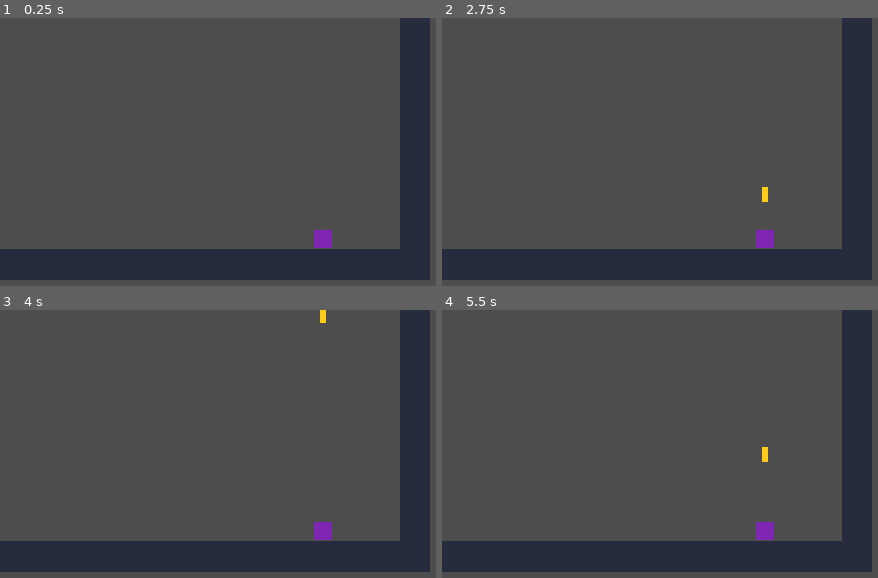
Above: before the commit, frames 1-4 (two rows, left to right).
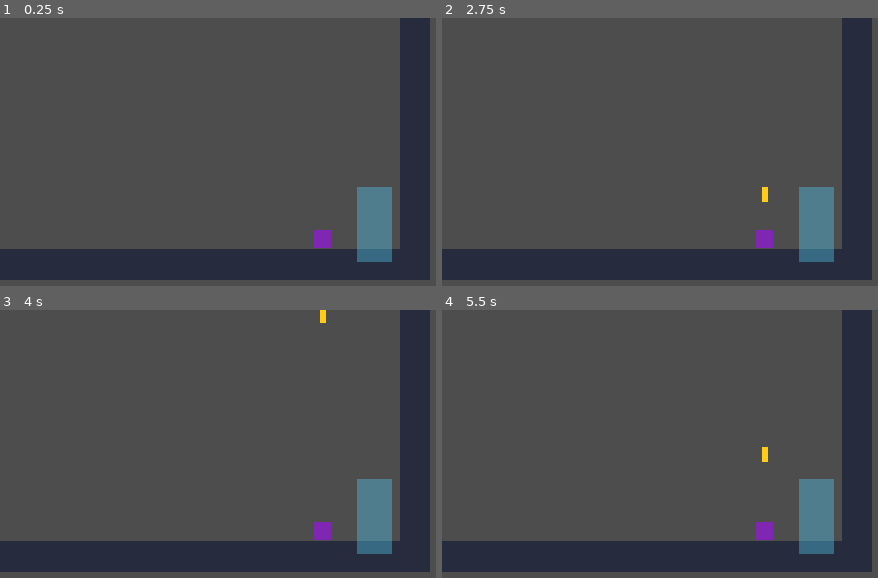
Above: after the commit, the same moments.

Repository: PACarniglia/count-hawk-down
Game: Godot game, scene res://scenes/Rooms/04_basic_range_combat.tscn
Two runs of this game, one before a commit and one after it. Both use one fixed random seed, a clock stepped at 60 frames per second and the inputs below. This scene is started directly instead of the project's main scene.
Inputs (mouse positions are in pixels of both pictures, inside the frame that each line leads up to):
- Up to frame 1 (0.25 s): no input
- Up to frame 2 (2.75 s): tap Enter at 0.5, 2 s; move the mouse to (outside the picture) at 0.52 s; hold D (move_right) 0.53-2.03 s; click (outside the picture) at 0.6 s; tap W (move_jump) at 0.77, 1.52 s; tap Space at 1.25 s; move the mouse to (681, 264) at 1.27 s; right-click (681, 264) at 1.35 s; move the mouse to (outside the picture) at 2.02 s; hold A (move_left) from 2.03 s (still down); click (outside the picture) at 2.1 s
- Up to frame 3 (4 s): move the mouse to (outside the picture) at 2.77 s; release A (move_left) at 2.78 s; hold D (move_right) from 2.78 s (still down); right-click (outside the picture) at 2.85 s; click (outside the picture) at 2.92 s; tap W (move_jump) at 3.02, 3.77 s; move the mouse to (outside the picture) at 3.52 s; click (outside the picture) at 3.6 s
- Up to frame 4 (5.5 s): move the mouse to (603, 468) at 4.27 s; release D (move_right) at 4.28 s; hold A (move_left) 4.28-5.03 s; right-click (603, 468) at 4.35 s; tap W (move_jump) at 4.52 s; tap Space at 5 s; move the mouse to (outside the picture) at 5.02 s; hold D (move_right) from 5.03 s (still down); click (outside the picture) at 5.1 s

The runs differ from the first frame. In frame 1, 2.2% of the frame differs, in the area x 81-90%, y 63-92%; in frame 2, 2.2%; in frame 3, 2.2%; in frame 4, 2.2%.

Commit message:
Add zig zag challenge room
Add a new room (05_zig_zag_room) with platforms arranged in a zig-zag pattern and 6 enemies. Connected to the ranged combat room via doors on both sides. Updated RoomManager to register the new room and its neighbor relationships in the game's room progression.

Diff:
--- a/scenes/Rooms/04_basic_range_combat.tscn
+++ b/scenes/Rooms/04_basic_range_combat.tscn
@@ -48,3 +48,8 @@
 position = Vector2(-600, 330)
 target_room_id = "melee"
 target_entry_id = "EntryPointRight"
+
+[node name="DoorToZigZag" parent="." instance=ExtResource("6_door")]
+position = Vector2(600, 330)
+target_room_id = "zig_zag"
+target_entry_id = "EntryPointLeft"
--- /dev/null
+++ b/scenes/rooms/05_zig_zag_room.tscn
@@ -0,0 +1,100 @@
+[gd_scene format=3 uid="uid://coq1gxrq883uo"]
+
+[ext_resource type="Script" uid="uid://lwkwjbnto4et" path="res://scenes/world/Room.gd" id="1_5cu6s"]
+[ext_resource type="PackedScene" path="res://scenes/prefabs/platform/platform.tscn" id="3_s6g5y"]
+[ext_resource type="PackedScene" path="res://scenes/prefabs/enemy/enemy.tscn" id="4_5cu6s"]
+[ext_resource type="PackedScene" path="res://scenes/prefabs/doors/Door.tscn" id="4_872hs"]
+
+[node name="Node2D" type="Node2D" unique_id=764478236]
+script = ExtResource("1_5cu6s")
+room_id = "zig_zag"
+
+[node name="Ground" parent="." unique_id=2074432549 instance=ExtResource("3_s6g5y")]
+position = Vector2(0, 394)
+platform_size = Vector2(1376, 48)
+platform_color = Color(0.14902, 0.172549, 0.239216, 1)
+
+[node name="Ground2" parent="." unique_id=770021381 instance=ExtResource("3_s6g5y")]
+position = Vector2(0, -374)
+platform_size = Vector2(1376, 48)
+platform_color = Color(0.14902, 0.172549, 0.239216, 1)
+
+[node name="WallLeft" parent="." unique_id=1388344974 instance=ExtResource("3_s6g5y")]
+position = Vector2(-664, 10)
+rotation = 1.5708
+platform_size = Vector2(816, 48)
+platform_color = Color(0.14902, 0.172549, 0.239216, 1)
+
+[node name="WallRight" parent="." unique_id=1861132496 instance=ExtResource("3_s6g5y")]
+position = Vector2(664, 10)
+rotation = 1.5708
+platform_size = Vector2(816, 48)
+platform_color = Color(0.14902, 0.172549, 0.239216, 1)
+
+[node name="CameraAnchor" type="Marker2D" parent="." unique_id=940273135]
+position = Vector2(0, 10)
+
+[node name="EntryPointLeft" type="Marker2D" parent="." unique_id=1150503863]
+position = Vector2(-600, 352)
+
+[node name="EntryPointRight" type="Marker2D" parent="." unique_id=806061329]
+position = Vector2(614, -102)
+
+[node name="DoorToRanged" parent="." unique_id=1214267379 instance=ExtResource("4_872hs")]
+position = Vector2(-600, 330)
+target_room_id = "ranged"
+target_entry_id = "EntryPointRight"
+
+[node name="Platform" parent="." unique_id=521497987 instance=ExtResource("3_s6g5y")]
+position = Vector2(-139, 304)
+platform_size = Vector2(1000, 20)
+platform_color = Color(0.14902, 0.172549, 0.239216, 1)
+
+[node name="Platform2" parent="." unique_id=1307250411 instance=ExtResource("3_s6g5y")]
+position = Vector2(136, 232)
+platform_size = Vector2(1000, 20)
+platform_color = Color(0.14902, 0.172549, 0.239216, 1)
+
+[node name="Platform3" parent="." unique_id=921330795 instance=ExtResource("3_s6g5y")]
+position = Vector2(-137, 166)
+platform_size = Vector2(1000, 20)
+platform_color = Color(0.14902, 0.172549, 0.239216, 1)
+
+[node name="Platform4" parent="." unique_id=186506996 instance=ExtResource("3_s6g5y")]
+position = Vector2(139, 85)
+platform_size = Vector2(1000, 20)
+platform_color = Color(0.14902, 0.172549, 0.239216, 1)
+
+[node name="Platform5" parent="." unique_id=1996781300 instance=ExtResource("3_s6g5y")]
+position = Vector2(-138, 1)
+platform_size = Vector2(1000, 20)
+platform_color = Color(0.14902, 0.172549, 0.239216, 1)
+
+[node name="Platform6" parent="." unique_id=274517475 instance=ExtResource("3_s6g5y")]
+position = Vector2(139, -65)
+platform_size = Vector2(1000, 20)
+platform_color = Color(0.14902, 0.172549, 0.239216, 1)
+
+[node name="Enemy" parent="." unique_id=1743431268 instance=ExtResource("4_5cu6s")]
+position = Vector2(-461, 277)
+state_id = "zig_zag_enemy_01"
+
+[node name="Enemy2" parent="." unique_id=839315180 instance=ExtResource("4_5cu6s")]
+position = Vector2(552, 205)
+state_id = "zig_zag_enemy_02"
+
+[node name="Enemy3" parent="." unique_id=1183156837 instance=ExtResource("4_5cu6s")]
+position = Vector2(-582, 137)
+state_id = "zig_zag_enemy_03"
+
+[node name="Enemy4" parent="." unique_id=230127294 instance=ExtResource("4_5cu6s")]
+position = Vector2(431, 58)
+state_id = "zig_zag_enemy_04"
+
+[node name="Enemy5" parent="." unique_id=1713276313 instance=ExtResource("4_5cu6s")]
+position = Vector2(-541, -30)
+state_id = "zig_zag_enemy_05"
+
+[node name="Enemy6" parent="." unique_id=1249530318 instance=ExtResource("4_5cu6s")]
+position = Vector2(425, -94)
+state_id = "zig_zag_enemy_06"
--- a/scenes/world/RoomManager.gd
+++ b/scenes/world/RoomManager.gd
@@ -22,7 +22,12 @@
 	"ranged": {
 		"path": "res://scenes/Rooms/04_basic_range_combat.tscn",
 		"position": Vector2(3840, 0),
-		"neighbors": ["melee"],
+		"neighbors": ["melee", "zig_zag"],
+	},
+	"zig_zag": {
+		"path": "res://scenes/Rooms/05_zig_zag_room.tscn",
+		"position": Vector2(5120, 0),
+		"neighbors": ["ranged"],
 	},
 }
 
